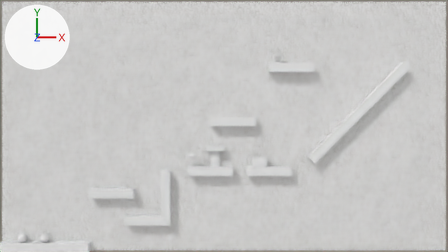
Before and after pictures for a commit that changed the Blender file scenes/slinky.blend.
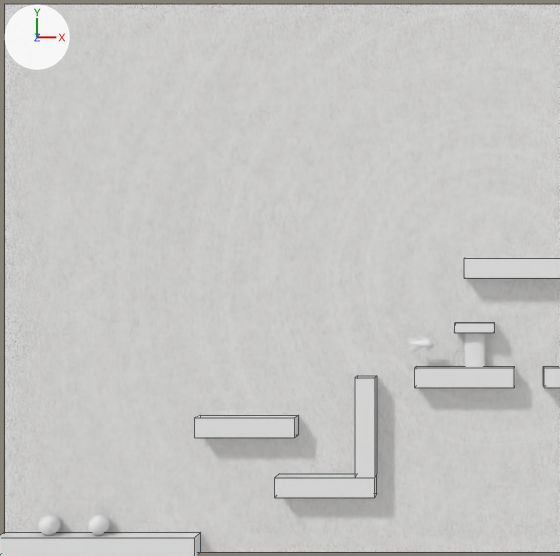
Each version appears first from the file's camera 'Camera', and next in a close-up on the part from 0% to 57% of the width and 0% to 100% of the height. Every picture has the same lights, and +X, +Y and +Z are marked at upper left. The close-ups show mesh edges as thin lines.

The scene before the commit, as lines of its bpy script (objects in view):
```python
me_cube_002 = bpy.data.meshes.new('Cube.002')
me_cube_002.from_pydata(...)  # a box spanning x -1.0..1.0, y -1.0..1.0, z -1.0..1.0
me_cube_003 = bpy.data.meshes.new('Cube.003')
me_cube_003.from_pydata(...)  # a box spanning x -1.0..1.0, y -1.0..1.0, z -1.0..1.0
me_plane = bpy.data.meshes.new('Plane')
me_plane.from_pydata([(-1.0, -1.0, 0.0), (1.0, -1.0, 0.0), (-1.0, 1.0, 0.0), (1.0, 1.0, 0.0)], [], [(0, 1, 3, 2)])
ob_background = bpy.data.objects.new('Background', me_plane)
ob_background.location = (0.0, 0.0, -1.0)
ob_background.scale = (50.0, 28.0, 1.0)
ob_platform2 = bpy.data.objects.new('Platform2', me_cube_002)
ob_platform2.location = (-25.0, -15.0, 0.0)
ob_platform2.scale = (5.0, 1.0, 1.0)
ob_platform3 = bpy.data.objects.new('Platform3', me_cube_003)
ob_platform3.location = (-17.0, -21.0, 0.0)
ob_platform3.scale = (5.0, 1.0, 1.0)
# also in view: 'Platform6' at (2.0, 1.0, 0.0); 'Platform5' at (-3.0, -10.0, 0.0); 'Platform4' at (-13.0, -15.0, 0.0); 'Platform1' at (-40.0, -27.0, 0.0); 'Scratch.Post' at (-2.0, -7.0, 0.0)
```
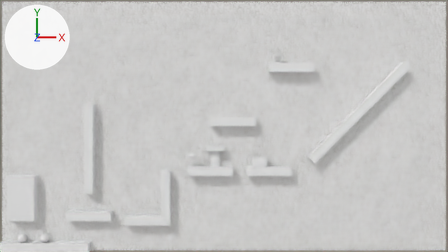
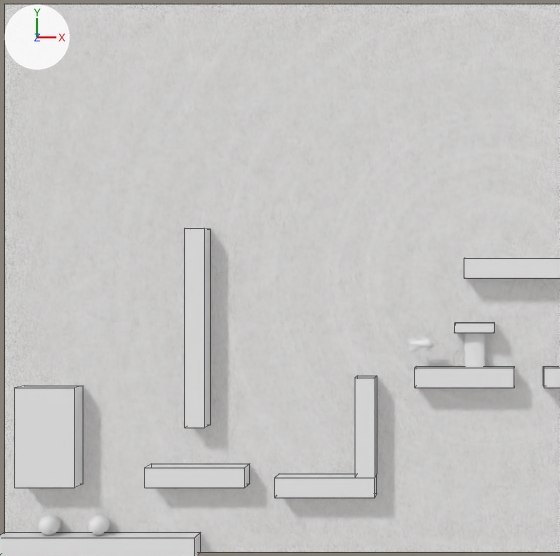
Commit message: added a few more platforms in scene

Where the change shows, as pixel boxes [x1, y1, x2, y2] in the close-ups (560 x 556 px):
'Platform10', added
    after: [15, 386, 83, 488]
'Platform11', added
    after: [185, 228, 211, 428]
'Platform2', moved
    before: [195, 415, 299, 438]
    after: [145, 464, 250, 488]

What the commit changed:
Mesh me_cube_015 is new.
It is a box spanning x -1.0..1.0, y -1.0..1.0, z -1.0..1.0.
Object 'Platform2' (ob_platform2) moves from (-25.0, -15.0, 0.0) to (-30.0, -20.0, 0.0).
Object 'Platform11' (ob_platform11) is new; it shows me_cube_015.
Its location is (-30.0, -5.0, 0.0).
Its scale is (1.0, 10.0, 1.0).
Object 'Platform10' (ob_platform10) is new; it shows a copy of me_cube_015.
Its location is (-45.0, -16.0, 0.0).
Its scale is (3.0, 5.0, 1.0).
